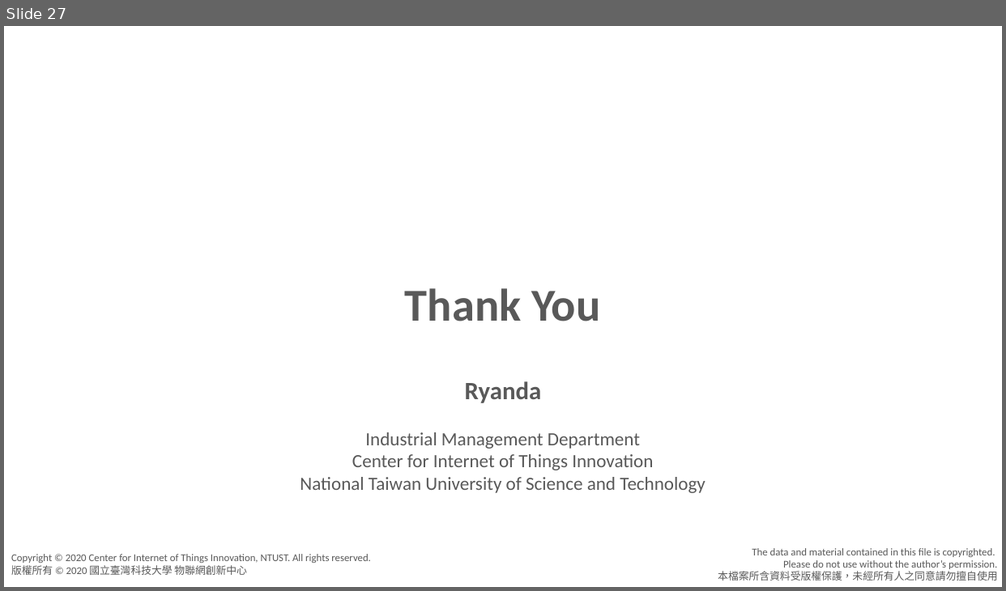
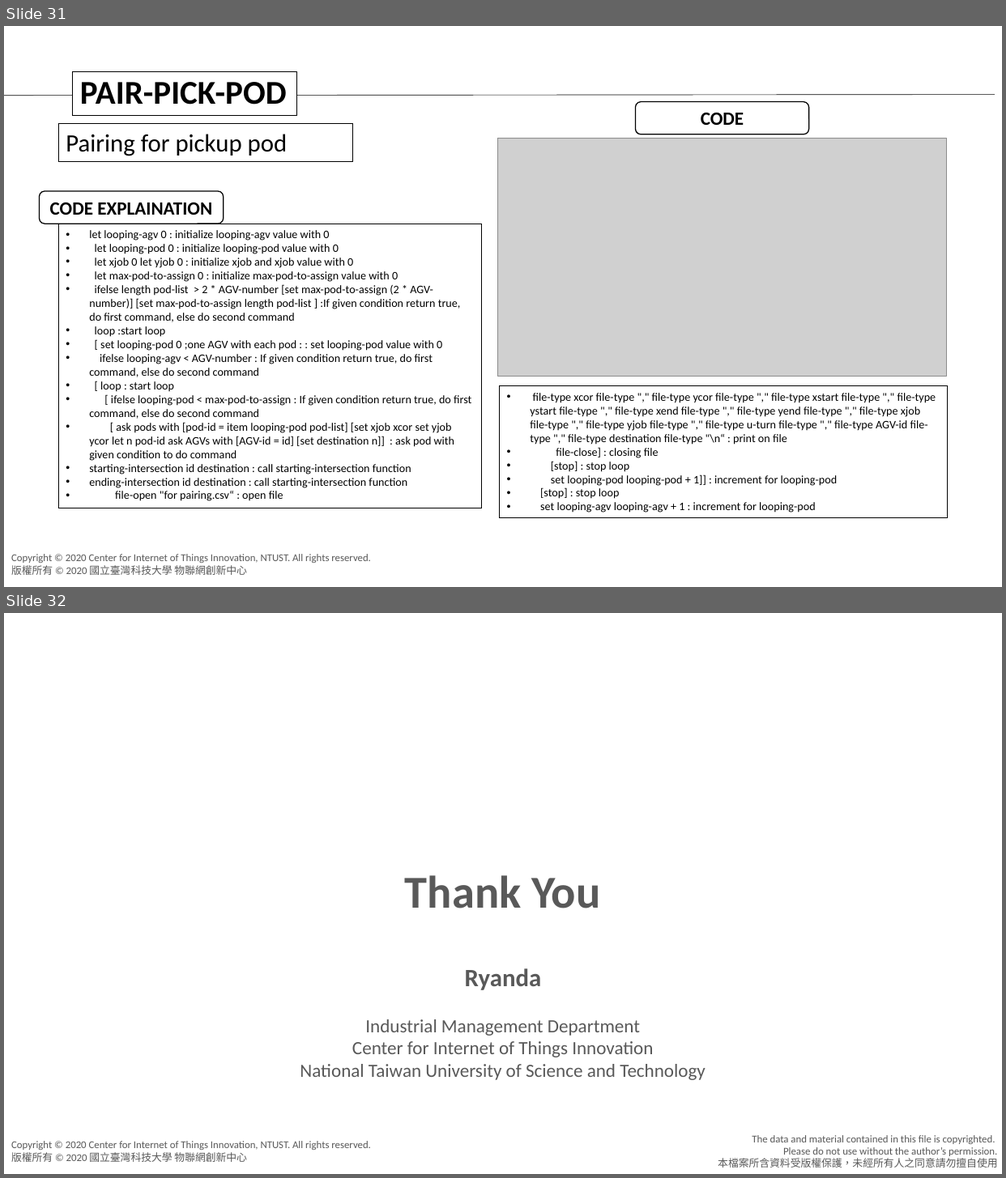
Before and after one commit to agnesyosephine/kiva, a slide deck: Tutorial/Code Learning-Ryanda.pptx. Shown one above the other, each under a label of ours: slide 27 before the commit, slides 31 and 32 after it. The pictures are 1006x591 and 1006x1178 pixels, drawn with LibreOffice and Linux fonts; fonts in the diff are those of the drawing; grey boxes stand for pictures; background and template pictures are left out. Boxes give left, top, right and bottom in pixels: in the first picture for what was removed or moved away, otherwise in the second. Text is boxed around its words. In the diff, an @@ line names an element or a change of style, - is before the commit and + after.

```diff
--- a/Tutorial/Code Learning-Ryanda.pptx
+++ b/Tutorial/Code Learning-Ryanda.pptx
@@ slide 31 added at bbox=[4, 26, 1002, 587], background #FFFFFF; not listed: 1 template element that a slide beside it also shows @@
@@ rectangle added at bbox=[73, 71, 296, 116], fill #FFFFFF, outline #000000 0.75 pt, 32 pt, text #000000, bold @@
+PAIR-PICK-POD
@@ line added from (4, 96) to (995, 95), #000000 0.5 pt @@
@@ rounded rectangle added at bbox=[636, 101, 809, 135], fill #FFFFFF, outline #000000 1 pt, 18 pt, text #000000, bold @@
+CODE
@@ rectangle added at bbox=[58, 124, 353, 161], outline #000000 0.75 pt, 24 pt, text #000000 @@
+Pairing for pickup pod
@@ picture added at bbox=[498, 138, 947, 376] @@
@@ rounded rectangle added at bbox=[39, 191, 224, 224], fill #FFFFFF, outline #000000 1 pt, 18 pt, text #000000, bold @@
+CODE EXPLAINATION
@@ rectangle added at bbox=[58, 224, 482, 508], outline #000000 0.75 pt, 11 pt, text #000000 @@
+• let looping-agv 0 : initialize looping-agv value with 0
+• let looping-pod 0 : initialize looping-pod value with 0
+• let xjob 0 let yjob 0 : initialize xjob and xjob value with 0
+• let max-pod-to-assign 0 : initialize max-pod-to-assign value with 0
+• ifelse length pod-list > 2 * AGV-number [set max-pod-to-assign (2 * AGV-number)] [set max-pod-to-assign length pod-list ] :If given condition return true, do first command, else do second command
+• loop :start loop
+• [ set looping-pod 0 ;one AGV with each pod : : set looping-pod value with 0
+• ifelse looping-agv < AGV-number : If given condition return true, do first command, else do second command
+• [ loop : start loop
+• [ ifelse looping-pod < max-pod-to-assign : If given condition return true, do first command, else do second command
+• [ ask pods with [pod-id = item looping-pod pod-list] [set xjob xcor set yjob ycor let n pod-id ask AGVs with [AGV-id = id] [set destination n]] : ask pod with given condition to do command
+• starting-intersection id destination : call starting-intersection function
+• ending-intersection id destination : call starting-intersection function
+• file-open "for pairing.csv“ : open file
@@ rectangle added at bbox=[500, 386, 948, 518], outline #000000 0.75 pt, 11 pt, text #000000 @@
+• file-type xcor file-type "," file-type ycor file-type "," file-type xstart file-type "," file-type ystart file-type "," file-type xend file-type "," file-type yend file-type "," file-type xjob file-type "," file-type yjob file-type "," file-type u-turn file-type "," file-type AGV-id file-type "," file-type destination file-type "\n“ : print on file
+• file-close] : closing file
+• [stop] : stop loop
+• set looping-pod looping-pod + 1]] : increment for looping-pod
+• [stop] : stop loop
+• set looping-agv looping-agv + 1 : increment for looping-pod
@@ rectangle added at bbox=[742, 550, 769, 575], fill #FFFFFF, outline #FFFFFF 1 pt @@
@@ what was slide 27 is now slide 32 @@
```
Also in this commit, not shown: 4 other slides added.
